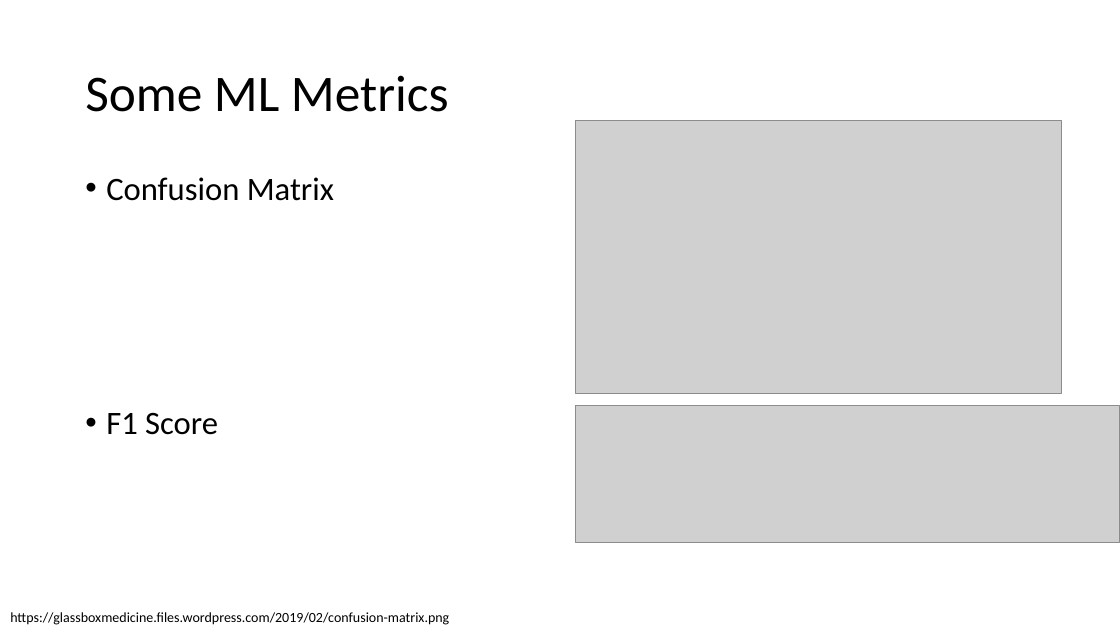
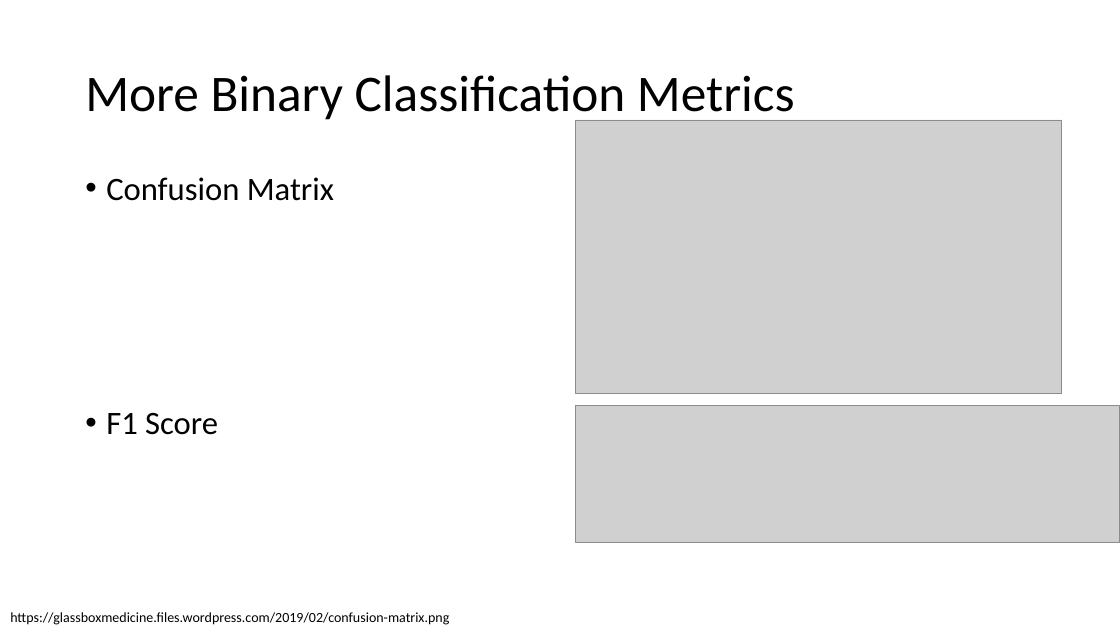
Before and after one commit to pdx-cs-ai/classical-ai-notes, a slide deck: slide 9 of 07-ml/07-1-mlintro.pptx. Drawn at 1120x630 pixels with LibreOffice and Linux fonts; fonts in the diff are those of the drawing; grey boxes stand for pictures. Boxes give left, top, right and bottom in pixels: in the first picture for what was removed or moved away, otherwise in the second. Text is boxed around its words. In the diff, an @@ line names an element or a change of style, - is before the commit and + after.

```diff
--- a/07-ml/07-1-mlintro.pptx
+++ b/07-ml/07-1-mlintro.pptx
@@ title at [85,75,795,123]: text changed @@
-Some ML Metrics
+More Binary Classification Metrics
```
Also in this commit, not shown: 4 other slides changed, 1 slide added.
